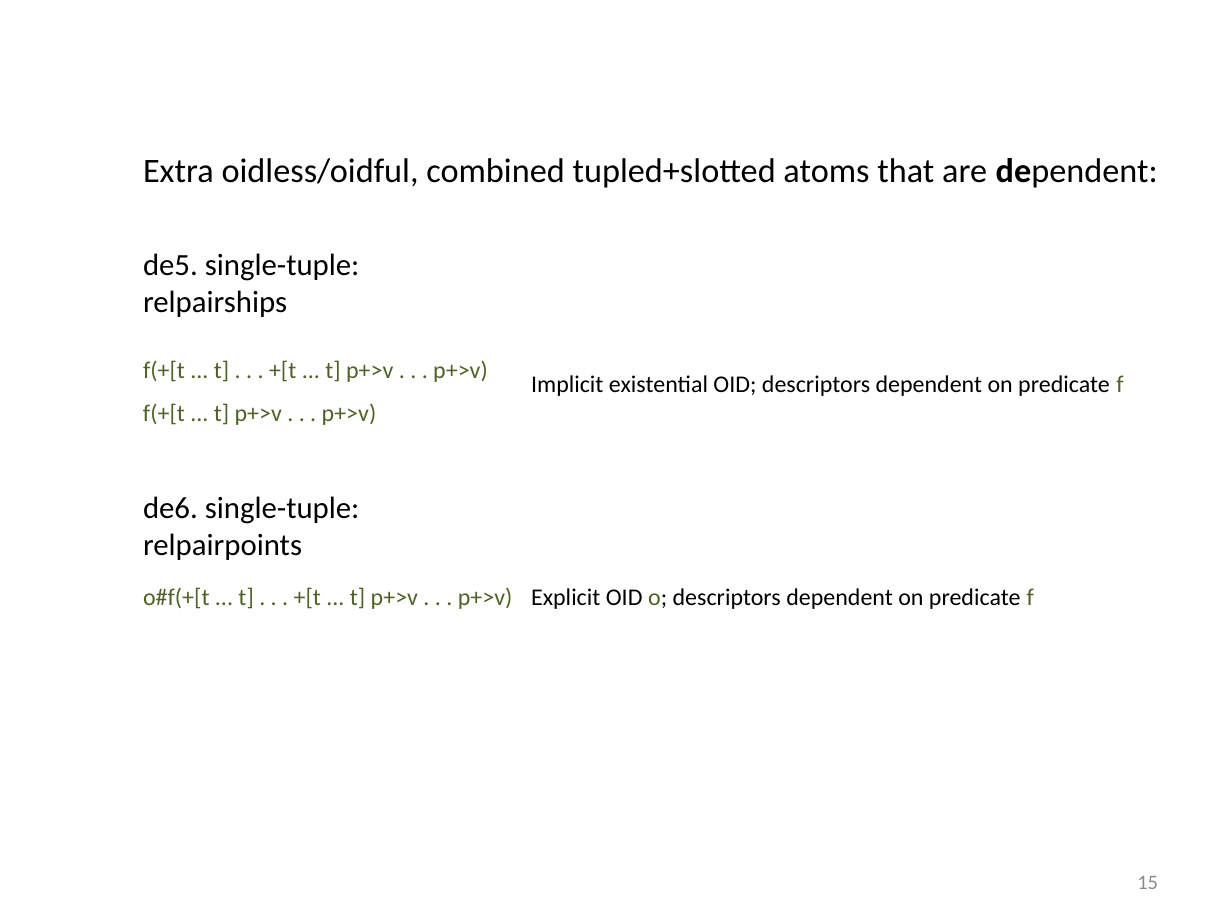
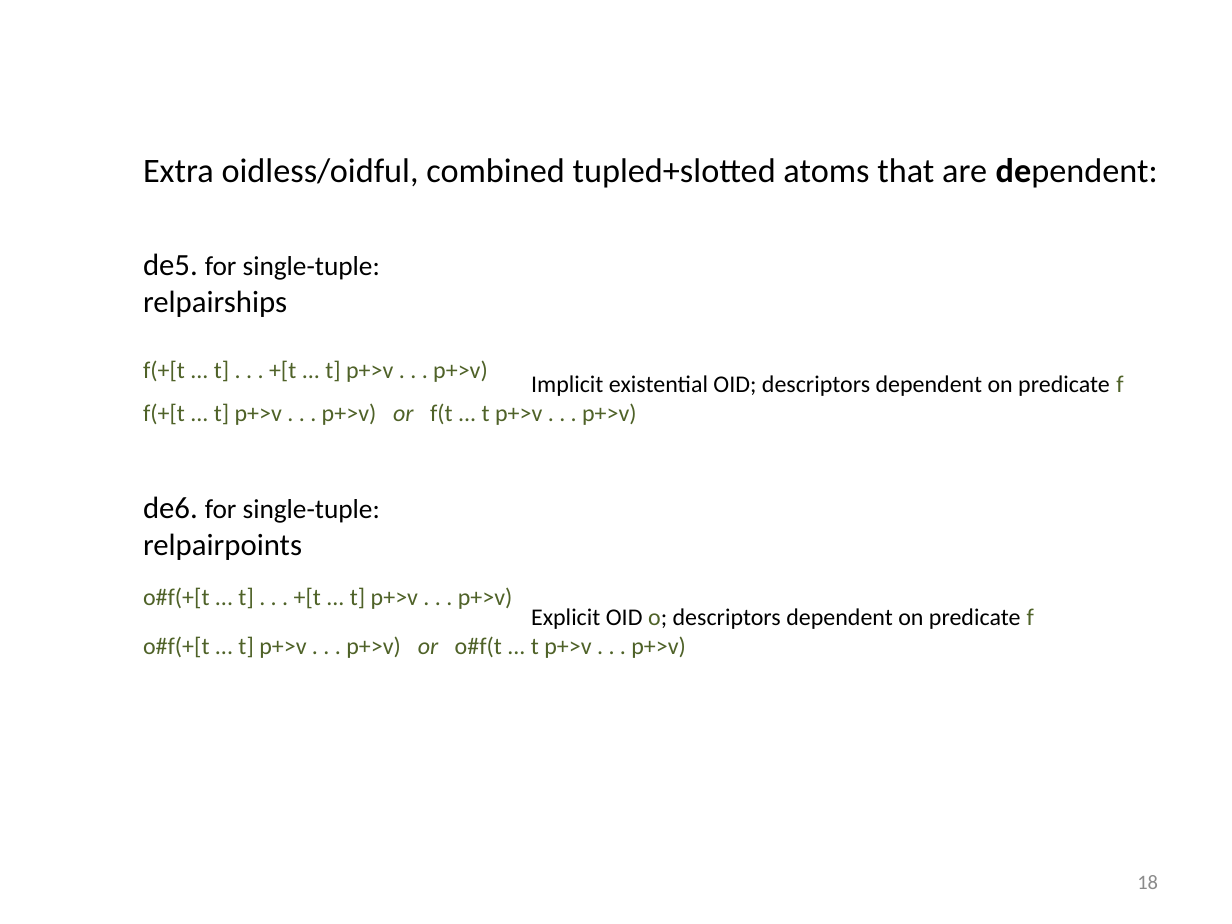
Before and after one commit to RuleML/ruleml-website, a slide deck: slide 18 of talks/PSOAMetamodelGrailogWedding.pptx (slide 15 before the commit). Drawn at 1232x924 pixels with LibreOffice and Linux fonts; fonts in the diff are those of the drawing. Boxes give left, top, right and bottom in pixels: in the first picture for what was removed or moved away, otherwise in the second. Text is boxed around its words. In the diff, an @@ line names an element or a change of style, - is before the commit and + after.

```diff
--- a/talks/PSOAMetamodelGrailogWedding.pptx
+++ b/talks/PSOAMetamodelGrailogWedding.pptx
@@ text at bbox=[143, 253, 380, 280]: text changed; size 18 to 16 pt @@
-de5. single-tuple:
+de5. for single-tuple:
@@ text at bbox=[143, 403, 637, 425]: text changed @@
-f(+[t ... t] p+>v . . . p+>v)
+f(+[t ... t] p+>v . . . p+>v) or f(t ... t p+>v . . . p+>v)
@@ text at bbox=[143, 496, 380, 523]: text changed; size 18 to 16 pt @@
-de6. single-tuple:
+de6. for single-tuple:
@@ text "Explicit OID o; descriptors dependent ...": place and size @@
-text "Explicit OID o; descriptors dependent ..." at bbox=[531, 588, 1034, 609]
+text "Explicit OID o; descriptors dependent ..." at bbox=[531, 608, 1034, 629]
@@ text added at bbox=[143, 636, 686, 658], 14 pt, text #4F6228 @@
+o#f(+[t ... t] p+>v . . . p+>v) or o#f(t ... t p+>v . . . p+>v)
@@ page number at bbox=[1137, 875, 1158, 889]: text changed @@
-15
+18
```
Also in this commit, not shown: 9 other slides changed, 3 slides added, 1 other file.
